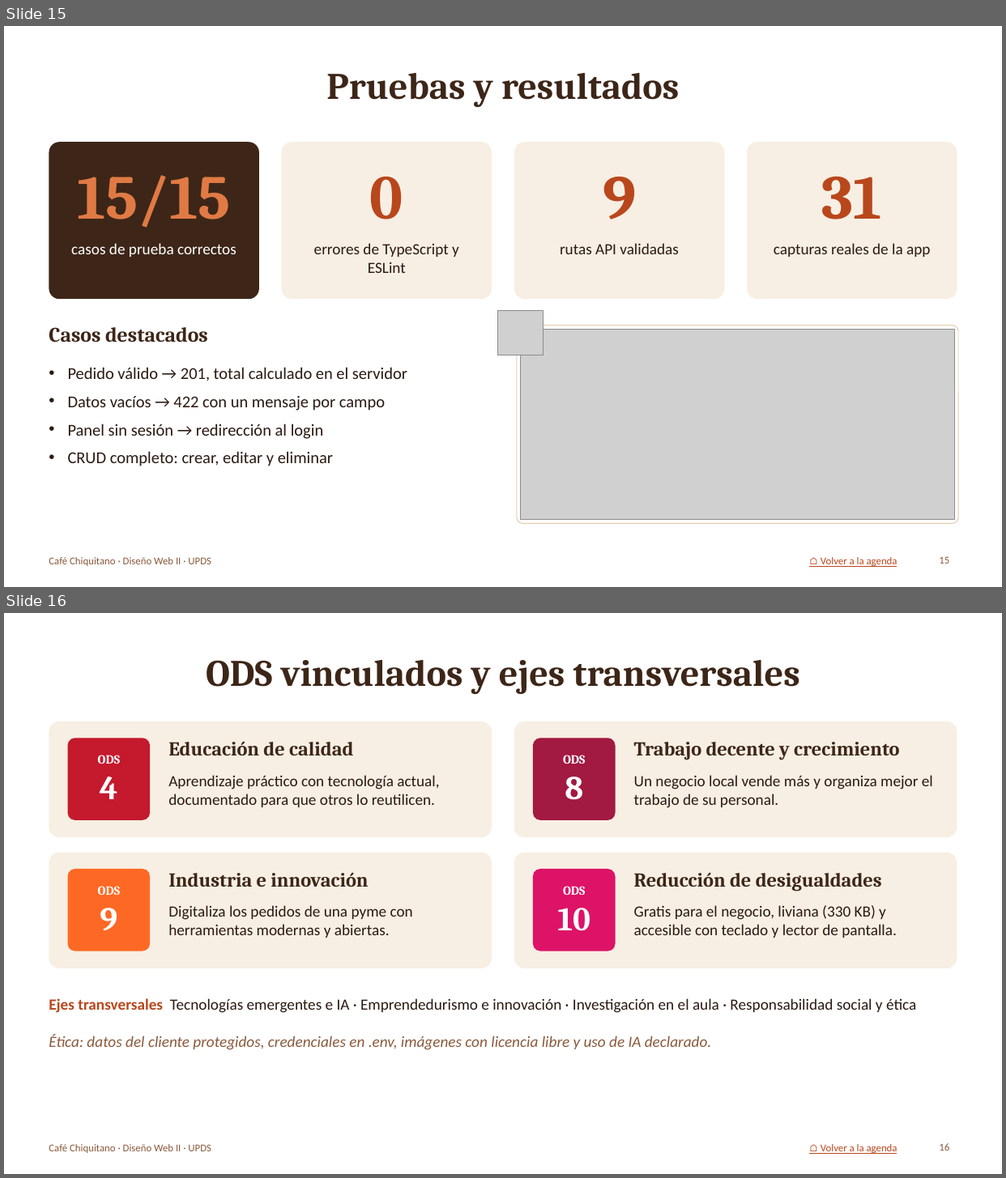
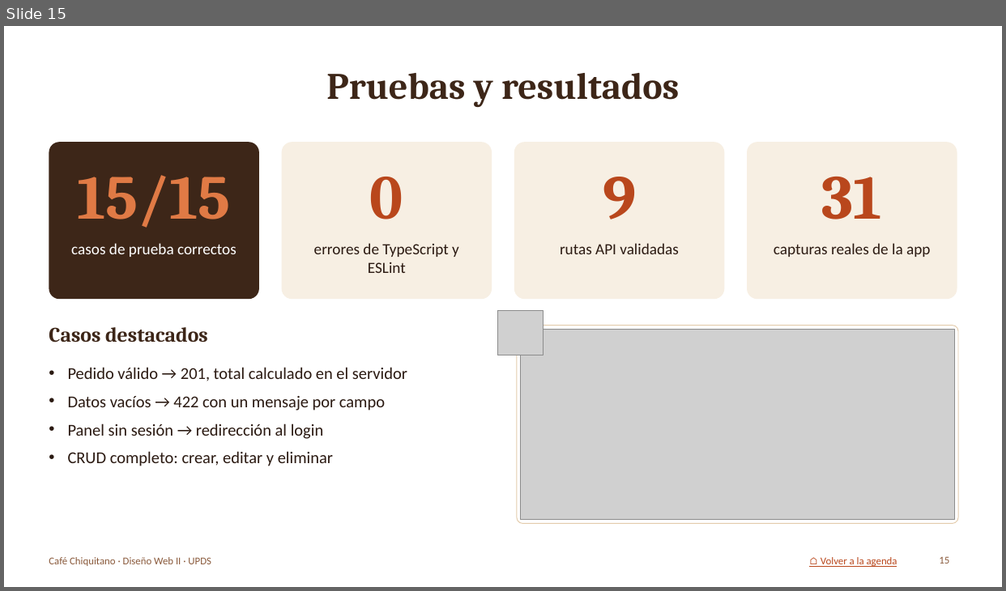
Before and after one commit to lixinrodriguez1-eng/mercado-justo-cruceno, a slide deck: informe/Presentacion_Cafe_Chiquitano.pptx. Shown one above the other, each under a label of ours: slides 15 and 16 before the commit, slide 15 after it. The pictures are 1006x1178 and 1006x591 pixels, drawn with LibreOffice and Linux fonts; fonts in the diff are those of the drawing; grey boxes stand for pictures; background and template pictures are left out. Boxes give left, top, right and bottom in pixels: in the first picture for what was removed or moved away, otherwise in the second. Text is boxed around its words. In the diff, an @@ line names an element or a change of style, - is before the commit and + after.

```diff
--- a/informe/Presentacion_Cafe_Chiquitano.pptx
+++ b/informe/Presentacion_Cafe_Chiquitano.pptx
@@ slide 16 removed at (x1=4, y1=613, x2=1002, y2=1174), background #FFFFFF; not listed: 1 template element that a slide beside it also shows @@
@@ title removed at (x1=206, y1=660, x2=800, y2=694) @@
-ODS vinculados y ejes transversales
@@ rounded rectangle removed at (x1=49, y1=722, x2=492, y2=837) @@
@@ rounded rectangle removed at (x1=514, y1=722, x2=957, y2=837) @@
@@ rounded rectangle removed at (x1=68, y1=738, x2=150, y2=820) @@
@@ text removed at (x1=98, y1=755, x2=120, y2=799) @@
-ODS
-4
@@ text removed at (x1=168, y1=741, x2=353, y2=756) @@
-Educación de calidad
@@ rounded rectangle removed at (x1=533, y1=738, x2=616, y2=820) @@
@@ text removed at (x1=563, y1=755, x2=585, y2=800) @@
-ODS
-8
@@ text removed at (x1=634, y1=742, x2=899, y2=760) @@
-Trabajo decente y crecimiento
@@ text removed at (x1=168, y1=775, x2=439, y2=807) @@
-Aprendizaje práctico con tecnología actual, documentado para que otros lo reutilicen.
@@ text removed at (x1=634, y1=775, x2=933, y2=808) @@
-Un negocio local vende más y organiza mejor el trabajo de su personal.
@@ rounded rectangle removed at (x1=49, y1=853, x2=492, y2=969) @@
@@ rounded rectangle removed at (x1=514, y1=853, x2=957, y2=969) @@
@@ rounded rectangle removed at (x1=68, y1=869, x2=150, y2=952) @@
@@ text removed at (x1=168, y1=872, x2=368, y2=887) @@
-Industria e innovación
@@ rounded rectangle removed at (x1=533, y1=869, x2=616, y2=952) @@
@@ text removed at (x1=634, y1=872, x2=882, y2=892) @@
-Reducción de desigualdades
@@ text removed at (x1=98, y1=886, x2=120, y2=931) @@
-ODS
-9
@@ text removed at (x1=557, y1=886, x2=590, y2=931) @@
-ODS
-10
@@ text removed at (x1=168, y1=905, x2=413, y2=938) @@
-Digitaliza los pedidos de una pyme con herramientas modernas y abiertas.
@@ text removed at (x1=634, y1=905, x2=897, y2=938) @@
-Gratis para el negocio, liviana (330 KB) y accesible con teclado y lector de pantalla.
@@ text removed at (x1=49, y1=999, x2=916, y2=1013) @@
-Ejes transversales Tecnologías emergentes e IA · Emprendedurismo e innovación · Investigación en el aula · Responsabilidad social y ética
@@ text removed at (x1=49, y1=1034, x2=711, y2=1050) @@
-Ética: datos del cliente protegidos, credenciales en .env, imágenes con licencia libre y uso de IA declarado.
@@ text removed at (x1=820, y1=1144, x2=897, y2=1154) @@
-⌂ Volver a la agenda
@@ page number removed at (x1=939, y1=1144, x2=949, y2=1151) @@
-16
```
Also in this commit, not shown: 3 slides changed, 1 other slide removed, 3 other files.
